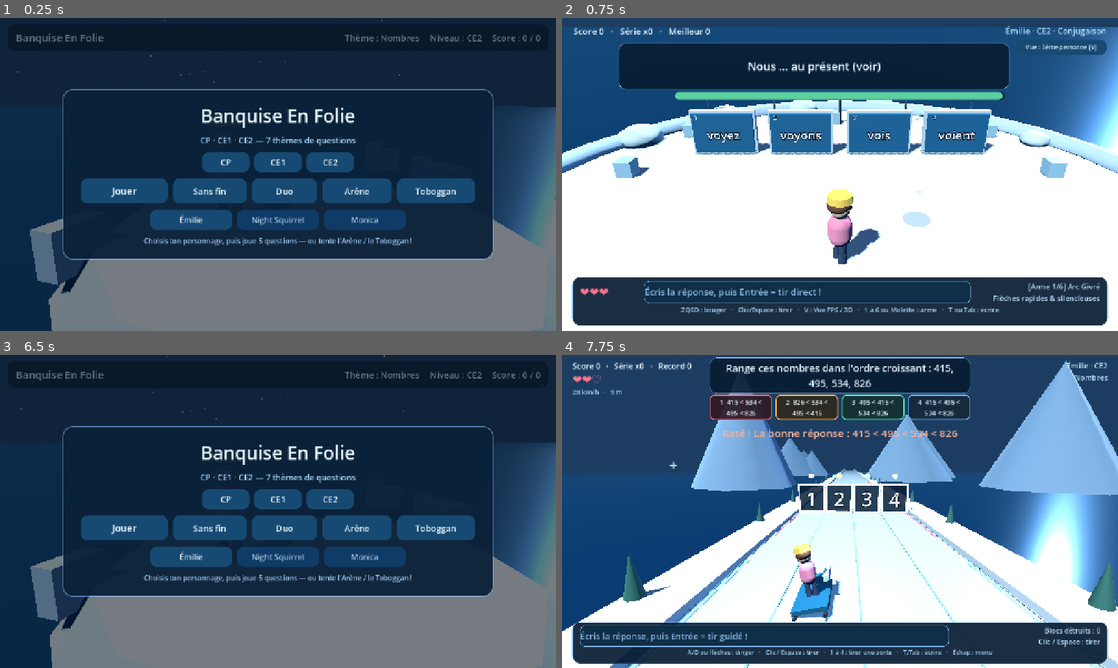
Above: before the commit, frames 1-4 (two rows, left to right).
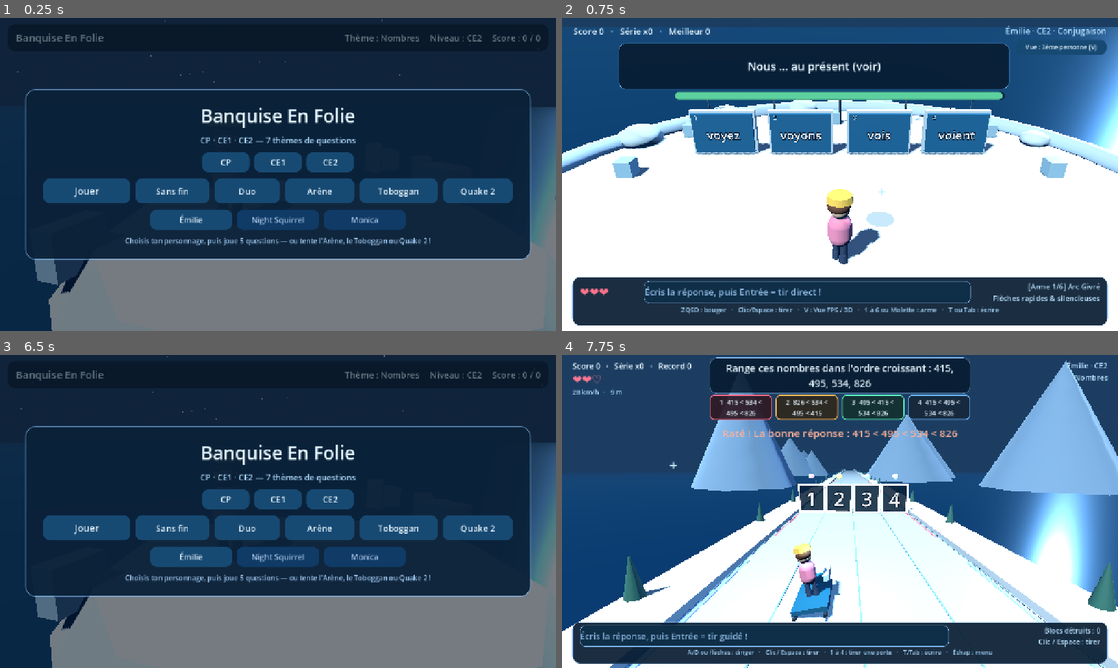
Above: after the commit, the same moments.

Repository: farinhahelder-hue/PlayGround
Game: Godot game, scene res://main.tscn
Same seed, same stepped clock (60 frames per second), same inputs: the game is played once before the commit and once after it.
Inputs (mouse positions are in pixels of both pictures, inside the frame that each line leads up to):
- Up to frame 1 (0.25 s): no input
- Up to frame 2 (0.75 s): click "Arène" at 0.5 s
- Up to frame 3 (6.5 s): click "Vue : 3ème personne [V]" at 1.25 s; click "Vue : FPS (1ère pers.) [V]" at 2 s; tap Enter at 2.75 s; move the mouse to (400, 495) at 2.77 s; hold D 2.78-3.53 s; hold Z 2.78-3.53 s; click (400, 495) at 2.92 s; tap Space at 3.02, 3.77, 5.27, 6.02 s; move the mouse to (166, 527) at 3.52 s; hold S 3.53-4.28 s; tap Q at 3.6 s; click (166, 527) at 3.67 s; move the mouse to (289, 505) at 4.27 s; hold Shift 4.28-5.03 s; hold W from 4.28 s (still down); click (289, 505) at 4.42 s; move the mouse to (272, 517) at 5.02 s; tap V at 5.1 s; click (272, 517) at 5.17 s; move the mouse to (316, 514) at 5.77 s; tap 1 at 5.85 s; click (316, 514) at 5.92 s; tap Escape at 6.4 s
- Up to frame 4 (7.75 s): release W at 6.5 s; click "Toboggan" at 6.5 s; move the mouse to (673, 464) at 7.27 s; hold A from 7.28 s (still down); tap 2 at 7.35 s; click (673, 464) at 7.42 s; tap Space at 7.52 s

The runs differ from the first frame. In frame 1, 6.6% of the frame differs, in the area x 4-96%, y 22-78%; in frame 2, 0.5%; in frame 3, 6.5%; in frame 4, nothing differs.
Error after the commit: Parse Error: Cannot infer the type of "direction" variable because the value doesn't have a set type. (res://scripts/quake2.gd:229)

Commit message:
Save source and v2 conversation for issue #7
Run: 41402879203
Generation: 41402879203-1793602925202

Diff:
--- a/godot/scripts/main.gd
+++ b/godot/scripts/main.gd
@@ -3,6 +3,7 @@
 const Gen = preload("res://scripts/generators.gd")
 const ActionScene = preload("res://scripts/action.gd")
 const TobogganScene = preload("res://scripts/toboggan.gd")
+const Quake2Scene = preload("res://scripts/quake2.gd")
 
 const THEMES := ["nombres", "mesures", "grammaire", "conjugaison", "sciences", "anglais", "logique"]
 const THEME_LABELS := {
@@ -41,6 +42,7 @@
 var last_speak_ms := 0
 var action_mode: Node3D = null
 var toboggan_mode: Node3D = null
+var quake_mode: Node3D = null
 var main_cam: Camera3D = null
 var world_props: Array = []
 
@@ -80,10 +82,12 @@
 		start_arena()
 	elif OS.get_cmdline_user_args().has("--toboggan"):
 		start_toboggan()
+	elif OS.get_cmdline_user_args().has("--quake2"):
+		start_quake2()
 
 
 func _process(delta: float) -> void:
-	if action_mode != null or toboggan_mode != null:
+	if action_mode != null or toboggan_mode != null or quake_mode != null:
 		return
 	t_accum += delta
 	var cam := get_viewport().get_camera_3d()
@@ -643,6 +647,9 @@
 	var toboggan_btn := _make_button("Toboggan", Vector2(180, 58), 20)
 	toboggan_btn.pressed.connect(start_toboggan)
 	main_row.add_child(toboggan_btn)
+	var quake_btn := _make_button("Quake 2", Vector2(160, 58), 20)
+	quake_btn.pressed.connect(start_quake2)
+	main_row.add_child(quake_btn)
 
 	var char_row := HBoxContainer.new()
 	char_row.alignment = BoxContainer.ALIGNMENT_CENTER
@@ -655,7 +662,7 @@
 		char_row.add_child(b)
 		char_buttons.append(b)
 
-	var hint := _make_label("Choisis ton personnage, puis joue 5 questions — ou tente l'Arène / le Toboggan !", 16, Color(0.62, 0.78, 0.94))
+	var hint := _make_label("Choisis ton personnage, puis joue 5 questions — ou tente l'Arène, le Toboggan ou Quake 2 !", 16, Color(0.62, 0.78, 0.94))
 	hint.horizontal_alignment = HORIZONTAL_ALIGNMENT_CENTER
 	vb.add_child(hint)
 
@@ -813,7 +820,7 @@
 
 
 func start_arena() -> void:
-	if action_mode != null or toboggan_mode != null:
+	if action_mode != null or toboggan_mode != null or quake_mode != null:
 		return
 	print("ARENE — ", niveau, " · ", CHAR_NAMES[current_char])
 	playing = false
@@ -831,6 +838,24 @@
 	action_mode.setup(niveau, current_char, self)
 	_play("level")
 
+func start_quake2() -> void:
+	if action_mode != null or toboggan_mode != null or quake_mode != null:
+		return
+	print("QUAKE2 — ", niveau, " · ", CHAR_NAMES[current_char])
+	playing = false
+	menu_root.visible = false
+	play_root.visible = false
+	results_root.visible = false
+	ui.visible = false
+	for p in world_props:
+		p.visible = false
+	for c in chars:
+		c.visible = false
+	quake_mode = Quake2Scene.new()
+	add_child(quake_mode)
+	quake_mode.exited.connect(_close_quake2)
+	_play("level")
+
 
 func _close_arena() -> void:
 	if action_mode == null:
@@ -850,7 +875,7 @@
 
 
 func start_toboggan() -> void:
-	if toboggan_mode != null or action_mode != null:
+	if toboggan_mode != null or action_mode != null or quake_mode != null:
 		return
 	print("TOBOGGAN — ", niveau, " · ", CHAR_NAMES[current_char])
 	playing = false
@@ -874,6 +899,22 @@
 		return
 	toboggan_mode.queue_free()
 	toboggan_mode = null
+	if main_cam != null:
+		main_cam.current = true
+	ui.visible = true
+	for p in world_props:
+		p.visible = true
+	for c in chars:
+		c.visible = false
+	if current_char >= 0 and current_char < chars.size():
+		chars[current_char].visible = true
+	_show_menu()
+
+func _close_quake2() -> void:
+	if quake_mode == null:
+		return
+	quake_mode.queue_free()
+	quake_mode = null
 	if main_cam != null:
 		main_cam.current = true
 	ui.visible = true
--- /dev/null
+++ b/godot/scripts/quake2.gd
@@ -0,0 +1,299 @@
+extends Node3D
+
+signal exited
+
+var player: CharacterBody3D
+var camera: Camera3D
+var arena: MeshInstance3D
+var health: float = 100.0
+var score: int = 0
+var wave: int = 1
+var fire_cooldown: float = 0.0
+var flash_timer: float = 0.0
+var game_over: bool = false
+var enemies: Array = []
+var projectiles: Array = []
+var hud: CanvasLayer
+var hud_label: Label
+var status_label: Label
+
+func _ready() -> void:
+	_build_world()
+	_build_hud()
+	_build_player()
+	_spawn_wave()
+	set_process(true)
+	set_physics_process(true)
+
+func _build_world() -> void:
+	var floor_mesh := BoxMesh.new()
+	floor_mesh.size = Vector3(32.0, 0.5, 32.0)
+	var floor := MeshInstance3D.new()
+	floor.mesh = floor_mesh
+	floor.position = Vector3(0.0, -0.25, 0.0)
+	var floor_mat := StandardMaterial3D.new()
+	floor_mat.albedo_color = Color(0.12, 0.14, 0.18)
+	floor.material_override = floor_mat
+	add_child(floor)
+	arena = floor
+
+	var wall_mat := StandardMaterial3D.new()
+	wall_mat.albedo_color = Color(0.3, 0.36, 0.42)
+	wall_mat.roughness = 0.7
+	for i in range(4):
+		var wall := MeshInstance3D.new()
+		var wall_box := BoxMesh.new()
+		wall_box.size = Vector3(32.0, 3.0, 0.6)
+		wall.mesh = wall_box
+		wall.material_override = wall_mat
+		match i:
+			0:
+				wall.position = Vector3(0.0, 1.5, -15.5)
+			1:
+				wall.position = Vector3(0.0, 1.5, 15.5)
+			2:
+				wall.position = Vector3(-15.5, 1.5, 0.0)
+				wall.rotation_degrees = Vector3(0.0, 90.0, 0.0)
+			3:
+				wall.position = Vector3(15.5, 1.5, 0.0)
+				wall.rotation_degrees = Vector3(0.0, 90.0, 0.0)
+		add_child(wall)
+
+	camera = Camera3D.new()
+	camera.position = Vector3(0.0, 7.0, 12.0)
+	camera.fov = 72
+	add_child(camera)
+	camera.current = true
+
+func _build_hud() -> void:
+	hud = CanvasLayer.new()
+	add_child(hud)
+	var margin := MarginContainer.new()
+	margin.set_anchors_and_offsets_preset(Control.PRESET_FULL_RECT)
+	margin.offset_left = 20
+	margin.offset_top = 20
+	margin.offset_right = -20
+	margin.offset_bottom = -20
+	hud.add_child(margin)
+	var vbox := VBoxContainer.new()
+	vbox.size_flags_horizontal = Control.SIZE_SHRINK_CENTER
+	margin.add_child(vbox)
+	var hp := Label.new()
+	hp.text = "Health 100"
+	hp.add_theme_font_size_override("font_size", 24)
+	hp.add_theme_color_override("font_color", Color(0.9, 1.0, 1.0))
+	vbox.add_child(hp)
+	hud_label = hp
+	var stat := Label.new()
+	stat.text = "Wave 1 · Score 0"
+	stat.add_theme_font_size_override("font_size", 18)
+	stat.add_theme_color_override("font_color", Color(0.7, 0.9, 1.0))
+	vbox.add_child(stat)
+	status_label = stat
+
+func _build_player() -> void:
+	player = CharacterBody3D.new()
+	player.position = Vector3(0.0, 0.0, 8.0)
+	add_child(player)
+	var player_collision := CollisionShape3D.new()
+	var player_shape := CapsuleShape3D.new()
+	player_shape.radius = 0.45
+	player_shape.height = 1.8
+	player_collision.shape = player_shape
+	player_collision.position.y = 0.9
+	player.add_child(player_collision)
+	var body_mesh := CapsuleMesh.new()
+	body_mesh.radius = 0.7
+	body_mesh.height = 1.8
+	var visual := MeshInstance3D.new()
+	visual.mesh = body_mesh
+	visual.position.y = 1.0
+	var mat := StandardMaterial3D.new()
+	mat.albedo_color = Color(0.2, 0.7, 1.0)
+	visual.material_override = mat
+	player.add_child(visual)
+	var weapon := MeshInstance3D.new()
+	var gun := BoxMesh.new()
+	gun.size = Vector3(0.25, 0.25, 0.9)
+	weapon.mesh = gun
+	weapon.position = Vector3(0.5, 1.2, 0.75)
+	weapon.rotation_degrees = Vector3(90.0, 0.0, 0.0)
+	player.add_child(weapon)
+
+func _spawn_wave() -> void:
+	enemies.clear()
+	var count := 3 + wave
+	for i in range(count):
+		var enemy := CharacterBody3D.new()
+		var spawn := Vector3.ZERO
+		for attempt in range(20):
+			spawn = Vector3(randf_range(-11.0, 11.0), 0.0, randf_range(-11.0, 11.0))
+			if spawn.distance_to(player.position) >= 5.0:
+				break
+		if spawn.distance_to(player.position) < 5.0:
+			var corners := [Vector3(-12.0, 0.0, -12.0), Vector3(12.0, 0.0, -12.0), Vector3(-12.0, 0.0, 12.0), Vector3(12.0, 0.0, 12.0)]
+			spawn = corners[0]
+			for corner in corners:
+				if corner.distance_to(player.position) > spawn.distance_to(player.position):
+					spawn = corner
+		enemy.position = spawn
+		var enemy_collision := CollisionShape3D.new()
+		var enemy_shape := CapsuleShape3D.new()
+		enemy_shape.radius = 0.55
+		enemy_shape.height = 1.5
+		enemy_collision.shape = enemy_shape
+		enemy_collision.position.y = 0.75
+		enemy.add_child(enemy_collision)
+		var enemy_visual := MeshInstance3D.new()
+		var sphere := SphereMesh.new()
+		sphere.radius = 0.75
+		sphere.height = 1.5
+		enemy_visual.mesh = sphere
+		enemy_visual.position.y = 1.0
+		var enemy_mat := StandardMaterial3D.new()
+		enemy_mat.albedo_color = Color(0.9, 0.26, 0.23)
+		enemy_visual.material_override = enemy_mat
+		enemy.add_child(enemy_visual)
+		add_child(enemy)
+		enemies.append(enemy)
+	status_label.text = "Wave %d · Score %d" % [wave, score]
+
+func _nearest_enemy() -> Node3D:
+	var best: Node3D = null
+	var best_dist := INF
+	for e in enemies:
+		if e == null:
+			continue
+		var d := player.global_position.distance_to(e.global_position)
+		if d < best_dist:
+			best = e
+			best_dist = d
+	return best
+
+func _fire() -> void:
+	if fire_cooldown > 0.0 or game_over:
+		return
+	fire_cooldown = 0.22
+	var target := _nearest_enemy()
+	var aim := Vector3(0.0, 0.0, -1.0)
+	if target != null:
+		aim = (target.global_position - (player.global_position + Vector3(0.0, 1.2, 0.0))).normalized()
+	var slug := MeshInstance3D.new()
+	var sphere := SphereMesh.new()
+	sphere.radius = 0.16
+	sphere.height = 0.32
+	slug.mesh = sphere
+	var mat := StandardMaterial3D.new()
+	mat.albedo_color = Color(1.0, 0.82, 0.2)
+	slug.material_override = mat
+	slug.position = player.global_position + Vector3(0.0, 1.2, 0.0)
+	add_child(slug)
+	projectiles.append({"node": slug, "velocity": aim * 22.0, "life": 2.0})
+
+func _update_player(delta: float) -> void:
+	if game_over:
+		return
+	var move := Vector3.ZERO
+	if Input.is_key_pressed(KEY_W):
+		move.z -= 1.0
+	if Input.is_key_pressed(KEY_S):
+		move.z += 1.0
+	if Input.is_key_pressed(KEY_A):
+		move.x -= 1.0
+	if Input.is_key_pressed(KEY_D):
+		move.x += 1.0
+	if move.length() > 0.0:
+		move = move.normalized() * 8.0
+	player.velocity = Vector3(move.x, 0.0, move.z)
+	player.move_and_slide()
+	player.position.x = clampf(player.position.x, -14.0, 14.0)
+	player.position.z = clampf(player.position.z, -14.0, 14.0)
+	if Input.is_mouse_button_pressed(MOUSE_BUTTON_LEFT):
+		_fire()
+	var target := _nearest_enemy()
+	if target != null:
+		var facing := target.global_position - player.global_position
+		player.rotation.y = atan2(facing.x, facing.z)
+	camera.position = player.position + Vector3(0.0, 7.0, 9.0)
+	camera.look_at(player.position + Vector3(0.0, 1.2, 0.0))
+	fire_cooldown = maxf(0.0, fire_cooldown - delta)
+
+func _update_enemies(delta: float) -> void:
+	if game_over:
+		return
+	for i in range(enemies.size() - 1, -1, -1):
+		var enemy = enemies[i]
+		if enemy == null:
+			enemies.remove_at(i)
+			continue
+		var direction := player.global_position - enemy.global_position
+		var flat := Vector3(direction.x, 0.0, direction.z)
+		if flat.length() > 0.001:
+			enemy.velocity = flat.normalized() * (1.6 + wave * 0.2)
+			enemy.move_and_slide()
+			enemy.rotation.y = atan2(flat.x, flat.z)
+		var d := enemy.global_position.distance_to(player.global_position)
+		if d < 1.4:
+			health -= delta * 16.0
+			if health <= 0.0:
+				health = 0.0
+				status_label.text = "You were overrun"
+				_game_over()
+				return
+
+func _update_projectiles(delta: float) -> void:
+	for i in range(projectiles.size() - 1, -1, -1):
+		var data: Dictionary = projectiles[i]
+		var node: MeshInstance3D = data.get("node")
+		if node == null:
+			projectiles.remove_at(i)
+			continue
+		var velocity: Vector3 = data.get("velocity", Vector3.ZERO)
+		node.position += velocity * delta
+		data["life"] = float(data.get("life", 0.0)) - delta
+		if data["life"] <= 0.0:
+			node.queue_free()
+			projectiles.remove_at(i)
+			continue
+		for j in range(enemies.size() - 1, -1, -1):
+			var enemy = enemies[j]
+			if enemy == null:
+				continue
+			if node.global_position.distance_to(enemy.global_position) < 1.0:
+				enemy.queue_free()
+				enemies.remove_at(j)
+				score += 10
+				node.queue_free()
+				projectiles.remove_at(i)
+				break
+	if enemies.is_empty() and not game_over:
+		wave += 1
+		score += 50
+		health = minf(100.0, health + 15.0)
+		_spawn_wave()
+		status_label.text = "Wave %d · Score %d" % [wave, score]
+
+func _game_over() -> void:
+	if game_over:
+		return
+	game_over = true
+	status_label.text = "Mission failed · Press Esc"
+	hud_label.text = "Health 0"
+
+func _exit() -> void:
+	emit_signal("exited")
+
+func _physics_process(delta: float) -> void:
+	if game_over:
+		if Input.is_key_pressed(KEY_ESCAPE):
+			_exit()
+		return
+	_update_player(delta)
+	_update_enemies(delta)
+	if game_over:
+		return
+	_update_projectiles(delta)
+	hud_label.text = "Health %d" % [int(clampf(health, 0.0, 100.0))]
+	status_label.text = "Wave %d · Score %d" % [wave, score]
+	if Input.is_key_pressed(KEY_ESCAPE):
+		_exit()
Not shown, added: Agents.md
Not shown, added: capture.sh
Not shown, added: start.sh
Not shown, added: startup.sh
